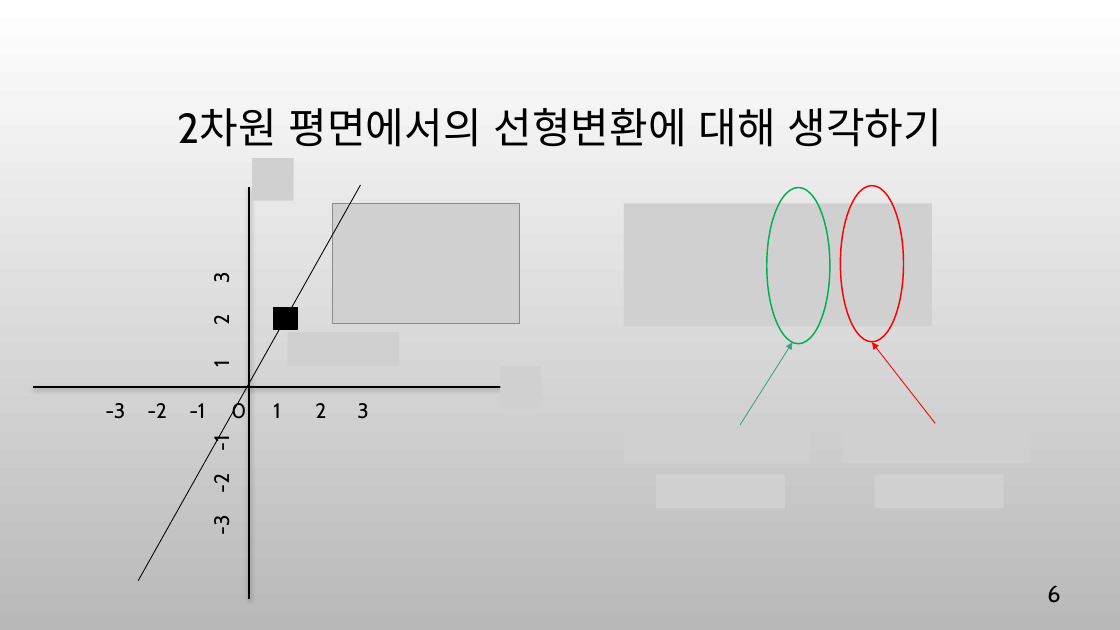
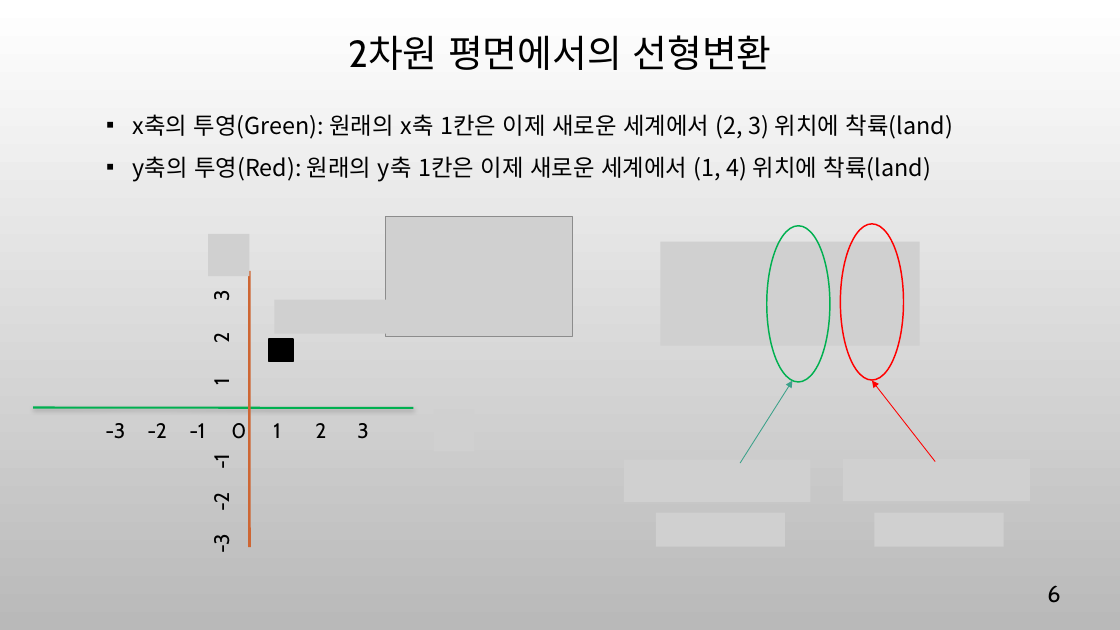
Before and after one commit to ancestor9/mathematics-for-machine-learning, a slide deck: slide 6 of w5_PCA_linear_transformation.pptx. Drawn at 1120x630 pixels with LibreOffice and Linux fonts; fonts in the diff are those of the drawing; grey boxes stand for pictures; background and template pictures are left out. Boxes give left, top, right and bottom in pixels: in the first picture for what was removed or moved away, otherwise in the second. Text is boxed around its words. In the diff, an @@ line names an element or a change of style, - is before the commit and + after.

```diff
--- a/w5_PCA_linear_transformation.pptx
+++ b/w5_PCA_linear_transformation.pptx
@@ title at (348,35,772,70): text changed; size 36 to 32.4 pt @@
-2차원 평면에서의 선형변환에 대해 생각하기
+2차원 평면에서의 선형변환
@@ text added at (132,114,953,182), 20 pt, text #000000 @@
+▪ x축의 투영(Green): 원래의 x축 1칸은 이제 새로운 세계에서 (2, 3) 위치에 착륙(land)
+▪ y축의 투영(Red): 원래의 y축 1칸은 이제 새로운 세계에서 (1, 4) 위치에 착륙(land)
@@ picture removed at (252,158,293,200) @@
@@ line removed from (139, 581) to (360, 185) @@
@@ text "-3 -2 -1 1 2 ...": place and size @@
-text "-3 -2 -1 1 2 ..." at (189,273,235,534)
+text "-3 -2 -1 1 2 ..." at (189,291,235,552)
@@ picture added at (208,234,250,276) @@
@@ picture: place and size @@
-picture at (333,204,520,323)
+picture at (385,217,572,336)
@@ picture: place and size @@
-picture at (624,203,933,326)
+picture at (660,242,920,346)
@@ line moved from (250, 187) - (250, 599) to (250, 271) - (250, 547) @@
@@ line (250, 271) - (250, 547): stroke #000000 1.75 pt to #CE6633 2.25 pt @@
@@ picture added at (275,300,386,334) @@
@@ rectangle: place and size @@
-rectangle at (274,308,297,329)
+rectangle at (269,339,292,361)
@@ picture removed at (287,333,399,366) @@
@@ text "-3 -2 -1 0 1 ..." rewrapped from (231,401,368,419) to (209,379,368,439) @@
@@ picture removed at (501,366,542,408) @@
@@ 2 ellipses, 2 arrows: place and size @@
-2 ellipses, 2 arrows at (740,186,935,425)
+2 ellipses, 2 arrows at (740,224,935,463)
@@ line moved from (34, 387) - (501, 387) to (34, 408) - (413, 408) @@
@@ line (34, 408) - (413, 408): stroke #000000 1.75 pt to #00B050 1.75 pt @@
@@ picture removed at (624,422,811,464) @@
@@ picture removed at (843,421,1030,463) @@
@@ picture added at (624,460,811,502) @@
@@ picture added at (843,459,1030,501) @@
@@ picture added at (656,513,786,546) @@
@@ picture added at (875,513,1004,546) @@
```
Also in this commit, not shown: 12 other slides changed, 1 slide added, 5 slides removed.
